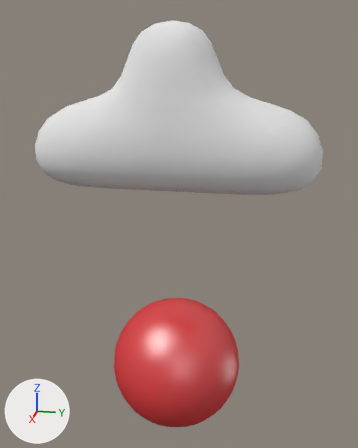
The Blender file assets/rain.blend as it was, and as the next commit left it.
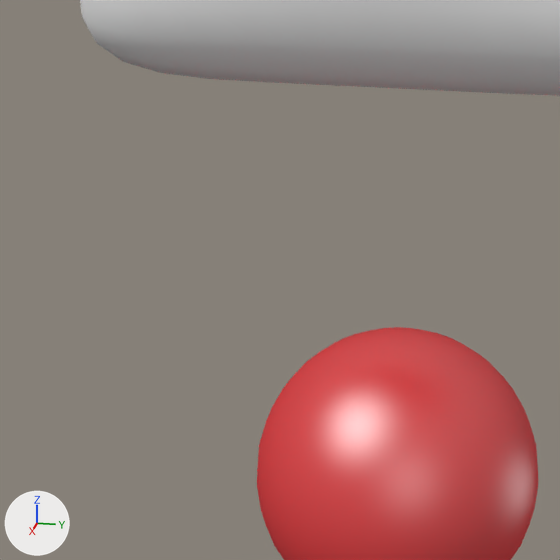
There are two pictures of each version: one whole from a 50 mm camera at (10.32, 2.05, 6.91) aimed at (-0.64, -0.06, 3.29), one close up on the part from 0% to 69% of the width and 34% to 90% of the height. Every picture has the same lights, and +X, +Y and +Z are marked at lower left.

The first close-up shows 'Cloud', 'Sphere'.
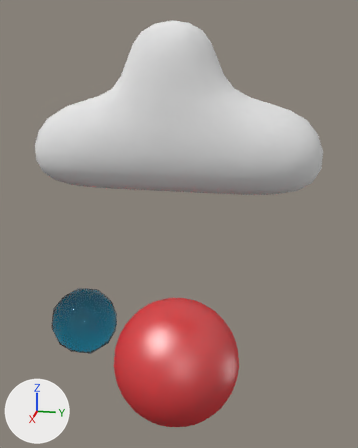
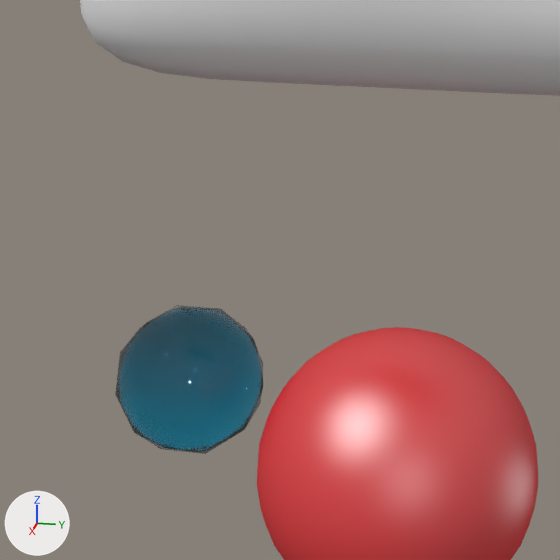
Location of each change, [x1, y1, x2, y2] in pixels of the close-ups (560 x 560 px):
'RainDrop', shown
    after: [115, 305, 263, 454]

The change, as a diff of the scene's bpy script:
```diff
--- a/assets/rain.blend.py
+++ b/assets/rain.blend.py
@@ ob_raindrop @@
 ob_raindrop.scale = (0.952, 0.952, 0.952)
-ob_raindrop.hide_set(True)  # its collection is switched off
```
